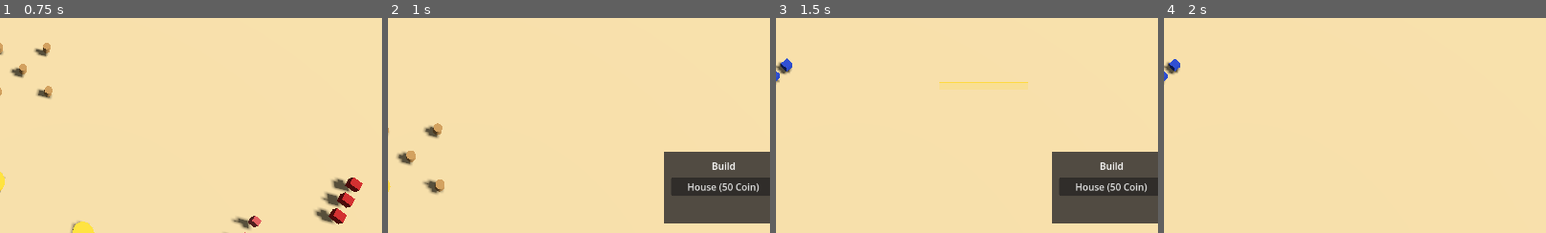
Above: before the commit, frames 1-4 (left to right).
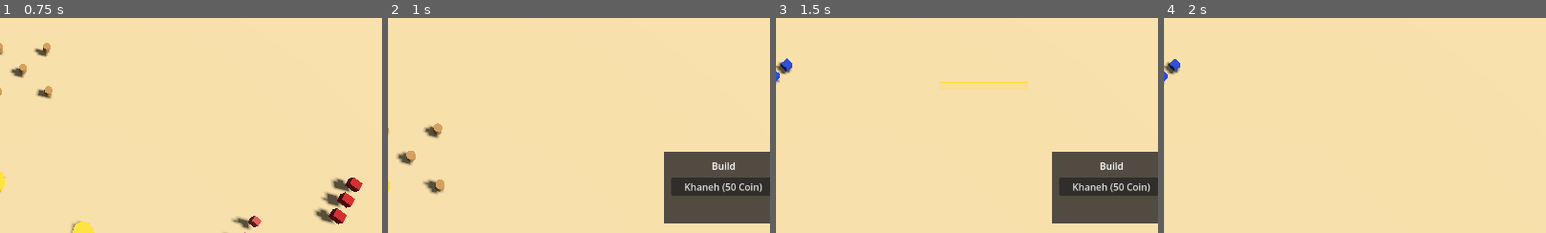
Above: after the commit, the same moments.

Repository: siavoush/shahname-rts
Game: Godot game, scene res://scenes/main.tscn
Two runs of this game, one before a commit and one after it. Both use one fixed random seed, a clock stepped at 60 frames per second and the inputs below.
Inputs (mouse positions are % of the whole screen's width and height, from its top left):
- Up to frame 1 (0.75 s): tap Enter at 0.5 s; move the mouse to (45, 70) at 0.52 s; hold W from 0.53 s (still down); hold Shift from 0.53 s (still down); click (45, 70) at 0.67 s
- Up to frame 2 (1 s): keep holding W; keep holding Shift
- Up to frame 3 (1.5 s): release W at 1.25 s; release Shift at 1.25 s; drag from (80, 65) to (45, 70) at 1.27 s
- Up to frame 4 (2 s): no input
The pictures show only the part of the screen within x 47-97%, y 50-100%; the shares and areas given below are measured in that part.

Frame 1 is identical in both runs. In frame 2, 0.5% of the frame differs, in the area x 77-98%, y 76-81%; in frame 3, 0.5%; in frame 4, nothing differs.

Commit message:
i18n(strings): Khaneh button label uses Persian name as primary — Phase 3 wave-close (5/N)
Addresses shahnameh-loremaster review (required change). The build
menu's user-visible label read "House" — anachronistic for the
Persian-rooted setting and inconsistent with the established
UNIT_KARGAR,Kargar convention. Spec (01_CORE_MECHANICS.md §5) names
the building "Khaneh (house)" — Persian primary, English gloss
parenthetical.

Per the loremaster's Q3 ranking ("Khaneh" > "Hearth" > "Home" >
"Dwelling" > "Hall" > "House"), and Q1 ranking ("Khaneh" > sara /
manzel / kashaneh / doudman) — Khaneh is canonically correct, matches
the StringName, and teaches the player one Persian word per first
session.

Changes:
- strings.csv: BLDG_KHANEH / UI_BUILDING_KHANEH / UI_BUILDING_KHANEH_COST
  en values "House" → "Khaneh"
- strings.en.translation: regenerated via `godot --headless --import`
- build_menu.tscn: development-time fallback label updated to "Khaneh
  (50 Coin)" so editor preview matches runtime
- build_menu.gd: refresh-label comment updated to point at the new
  canonical en string + loremaster decision
- test_build_menu.gd: comment updated; existing assertion
  (`btn.text.contains("50")`) unchanged

Test verified: button text reads "Khaneh (50 Coin)" at runtime.

Diff:
--- a/game/scenes/ui/build_menu.tscn
+++ b/game/scenes/ui/build_menu.tscn
@@ -12,7 +12,7 @@
 ;         └── Margin (MarginContainer, padded)
 ;             └── VBox (VBoxContainer)
 ;                 ├── HeaderLabel ("Build")
-;                 └── KhanehButton ("House (50 Coin)")
+;                 └── KhanehButton ("Khaneh (50 Coin)")
 ;
 ; Pitfall #1 mitigation — mouse_filter discipline:
 ;   - Root, Background, Margin, VBox, HeaderLabel: MOUSE_FILTER_PASS
@@ -90,4 +90,4 @@
 ; not overridden) so the click lands on the button itself.
 ; build_menu.gd connects .pressed in _ready.
 layout_mode = 2
-text = "House (50 Coin)"
+text = "Khaneh (50 Coin)"
--- a/game/scripts/ui/build_menu.gd
+++ b/game/scripts/ui/build_menu.gd
@@ -153,9 +153,12 @@
 
 
 # Refresh the button label text. tr() resolves UI_BUILDING_KHANEH_COST
-# against strings.csv ("House (%d Coin)"). The cost is the static
-# BalanceData value (Khaneh.cost_coin()); a future preview-affordability
-# pass could grey the button when the player can't afford it.
+# against strings.csv ("Khaneh (%d Coin)" — Persian name as primary label
+# per shahnameh-loremaster review 2026-05-14; the canonical en-side
+# convention is Persian-primary, English in tooltip if added). The cost
+# is the static BalanceData value (Khaneh.cost_coin()); a future
+# preview-affordability pass could grey the button when the player
+# can't afford it.
 func _refresh_button_labels() -> void:
 	_header_label.text = tr("UI_BUILD_MENU_HEADER")
 	var cost: int = _KhanehScript.call(&"cost_coin")
--- a/game/tests/unit/test_build_menu.gd
+++ b/game/tests/unit/test_build_menu.gd
@@ -194,9 +194,11 @@
 	_kargar = _spawn_kargar()
 	SelectionManager.select_only(_kargar)
 	var btn: Button = _menu.get_node(^"Root/Margin/VBox/KhanehButton")
-	# tr("UI_BUILDING_KHANEH_COST") → "House (%d Coin)" → "House (50 Coin)".
+	# tr("UI_BUILDING_KHANEH_COST") → "Khaneh (%d Coin)" → "Khaneh (50 Coin)".
 	# (tr returns the key itself when no translation is set up — strings.csv
-	# fills the en column so "House (50 Coin)" is the expected runtime value.)
+	# fills the en column so "Khaneh (50 Coin)" is the expected runtime value.
+	# Loremaster review 2026-05-14: Persian-primary label per the established
+	# UNIT_KARGAR convention.)
 	assert_true(btn.text.contains("50"),
 		"KhanehButton label must include the cost (50) — got '%s'" % btn.text)
 
--- a/game/translations/strings.csv
+++ b/game/translations/strings.csv
@@ -35,8 +35,8 @@
 UI_PANEL_HP,HP,
 UI_PANEL_ABILITIES,Abilities,
 UNIT_KARGAR,Kargar,
-BLDG_KHANEH,House,
+BLDG_KHANEH,Khaneh,
 UI_BUILD_MENU_HEADER,Build,
-UI_BUILDING_KHANEH,House,
-UI_BUILDING_KHANEH_COST,House (%d Coin),
+UI_BUILDING_KHANEH,Khaneh,
+UI_BUILDING_KHANEH_COST,Khaneh (%d Coin),
 UI_BUILD_CANCEL,Cancel,
Binary file changed: game/translations/strings.en.translation
